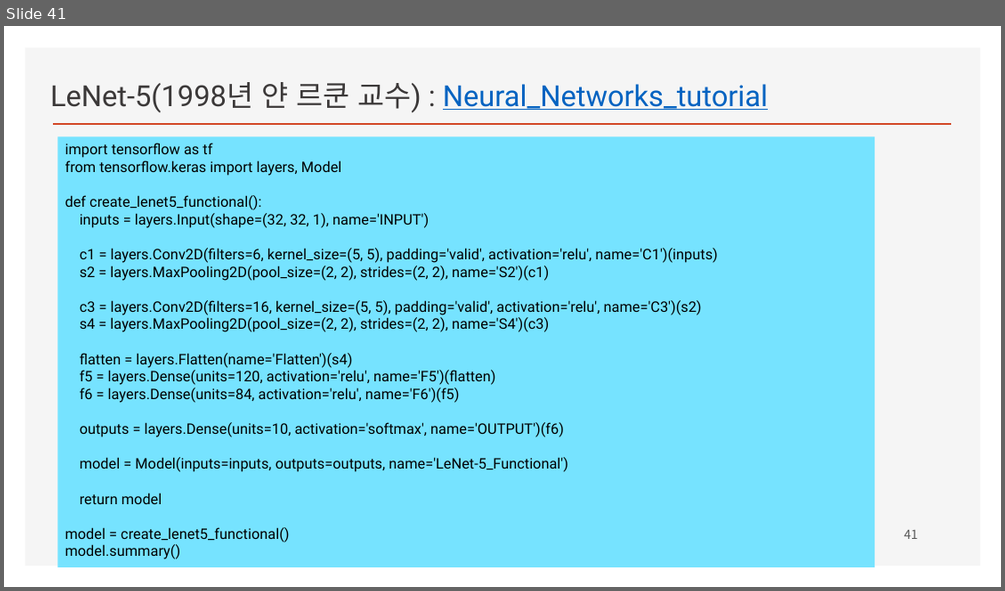
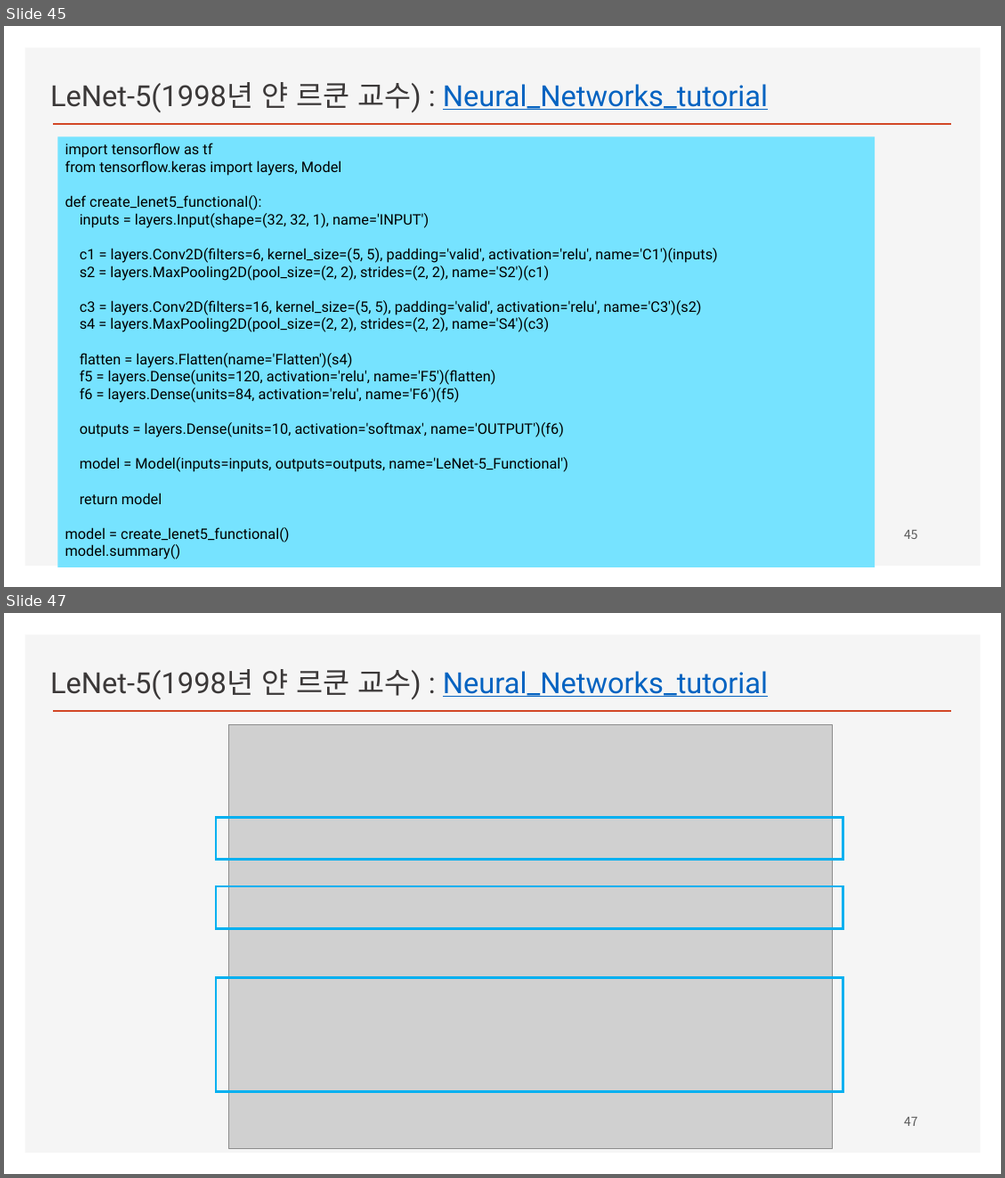
Before and after one commit to ancestor9/2026_Fall_Deep-Learning-with-Python, a slide deck: Chapter 08 Image Classification.pptx. Shown one above the other, each under a label of ours: slide 41 before the commit, slides 45 and 47 after it; the slides between them are not shown. The pictures are 1005x591 and 1005x1178 pixels, drawn with LibreOffice and Linux fonts; fonts in the diff are those of the drawing; grey boxes stand for pictures; background and template pictures are left out. Boxes give left, top, right and bottom in pixels: in the first picture for what was removed or moved away, otherwise in the second. Text is boxed around its words. In the diff, an @@ line names an element or a change of style, - is before the commit and + after.

```diff
--- a/Chapter 08 Image Classification.pptx
+++ b/Chapter 08 Image Classification.pptx
@@ slide 47 added at (4, 613, 1001, 1174), background #FFFFFF; not listed: 2 template elements that a slide beside it also shows @@
@@ text added at (50, 669, 768, 700), 28 pt, text #0563C1, underline @@
+LeNet-5(1998년 얀 르쿤 교수) : Neural_Networks_tutorial
@@ picture added at (229, 725, 833, 1149) @@
@@ rectangle added at (216, 817, 843, 859), outline #00B0F0 2.25 pt @@
@@ rectangle added at (216, 887, 843, 929), outline #00B0F0 2.25 pt @@
@@ rectangle added at (216, 978, 843, 1092), outline #00B0F0 2.25 pt @@
@@ page number added at (904, 1117, 918, 1126), 12 pt, text #595959 @@
+47
@@ what was slide 41 is now slide 45 @@
@@ page number at (904, 530, 918, 539): text changed @@
-41
+45
```
Also in this commit, not shown: 7 slides changed, 5 other slides added, 1 slide removed.
